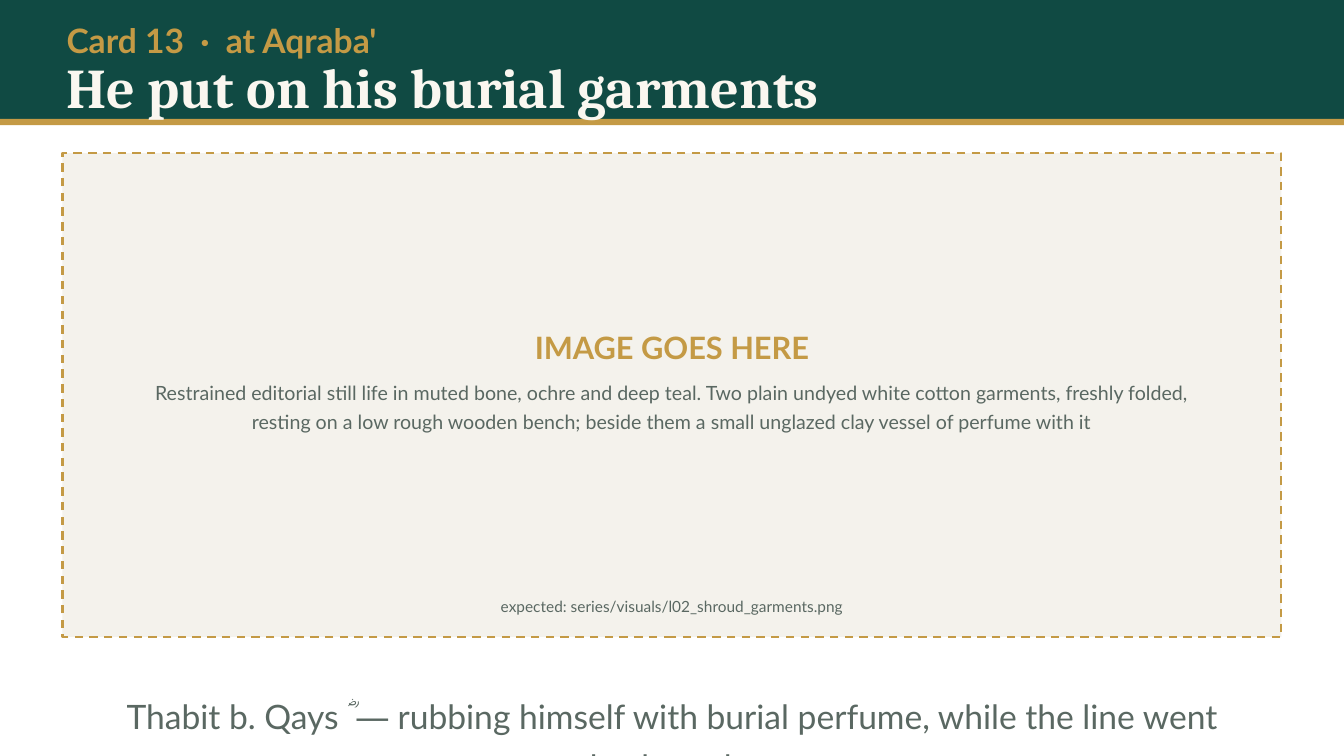
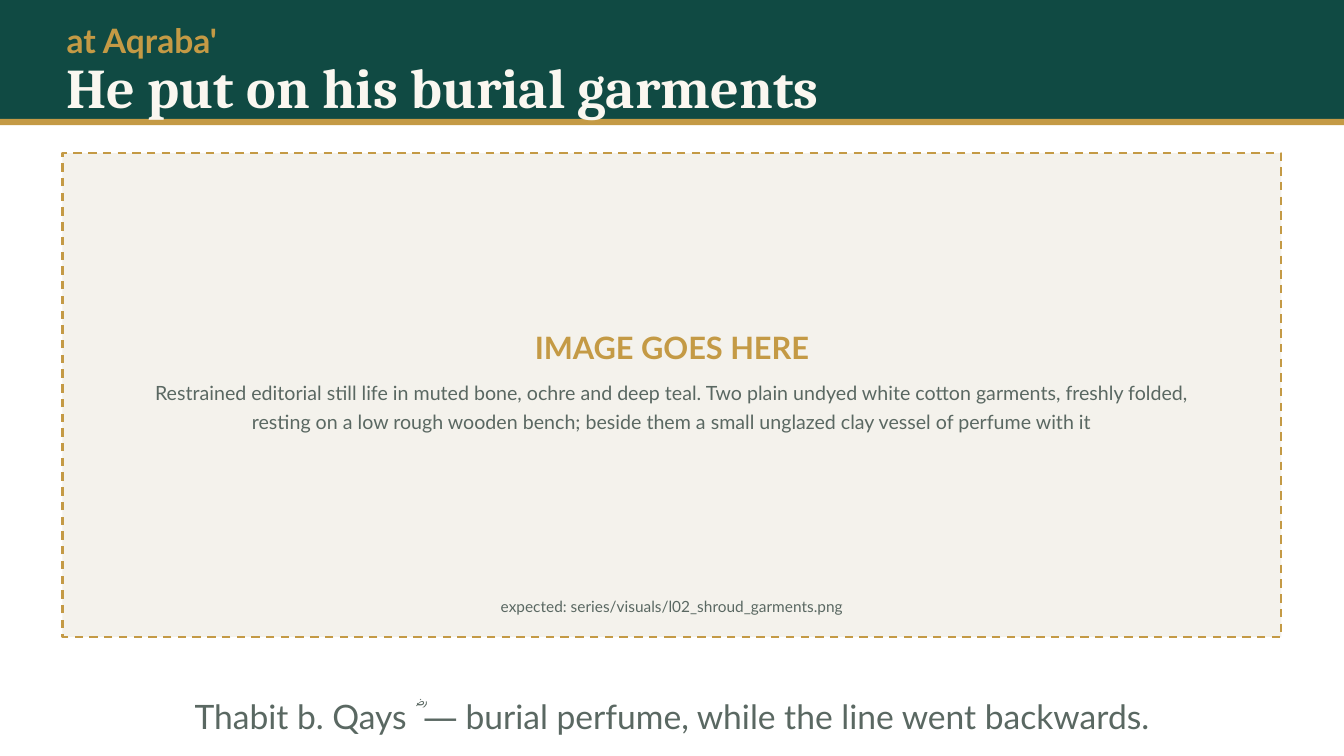
Before and after one commit to daniyalyasin93/2026SeptemberIslamicHistoryClass, a slide deck: slide 38 of L02_baarah_saal/L02.pptx (slide 25 before the commit). Drawn at 1344x756 pixels with LibreOffice and Linux fonts; fonts in the diff are those of the drawing. Boxes give left, top, right and bottom in pixels: in the first picture for what was removed or moved away, otherwise in the second. Text is boxed around its words. In the diff, an @@ line names an element or a change of style, - is before the commit and + after.

```diff
--- a/L02_baarah_saal/L02.pptx
+++ b/L02_baarah_saal/L02.pptx
@@ text at (67,28,217,59): text changed @@
-Card 13 · at Aqraba'
+at Aqraba'
@@ text at (195,704,1149,735): text changed @@
-Thabit b. Qays ؓ — rubbing himself with burial perfume, while the line went backwards.
+Thabit b. Qays ؓ — burial perfume, while the line went backwards.
```
Also in this commit, not shown: 44 other slides changed, 37 slides added, 17 other files.
